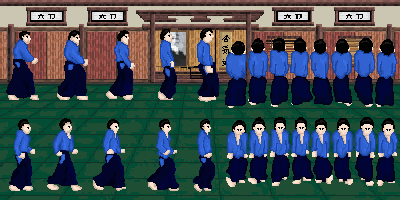
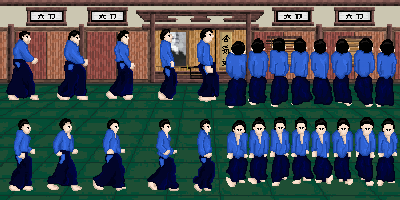
Layers edited between the first and the second 400px x 200px image:
painted on "Paint Layer 1" over [15, 59, 394, 190]
painted on "Copy of Paint Layer 3" over [169, 59, 394, 159]
painted on "Paint Layer 3" over [170, 59, 394, 183]
